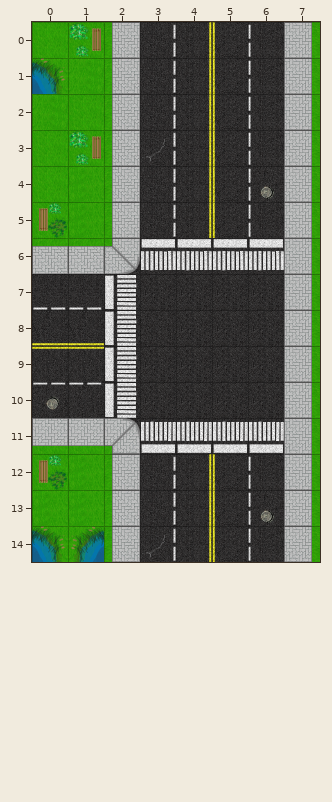
Two versions of a level (Tiled map, Traffic_Cop/Assets/Map/level3v2.tmx). Above, as it was before the edit.
Cells are 128x128 px. Shown: x 0..7, y 0..14.
New version:
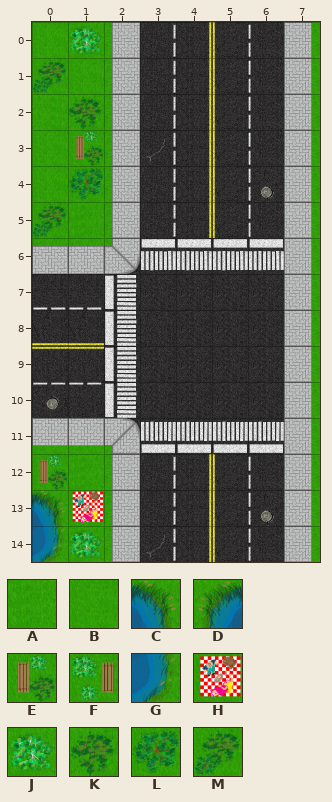
Key: from "RoadTilesV2": A 24, B 26, C 32, D 33, E 34, F 35, G 40, H 42, J 44, K 45, L 46, M 47.
_ is an empty cell.
Tiles replaced or removed in this view: A, B, C, D, E, F.
From old to new:
Changed rows in their new state; . is an unchanged cell.
Layer "Tile Layer 1":
first column x 0:
 0 .J
 1 M.
 2 .K
 3 .E
 4 .L
 5 M.
first column x 0:
13 CH
14 GJ
